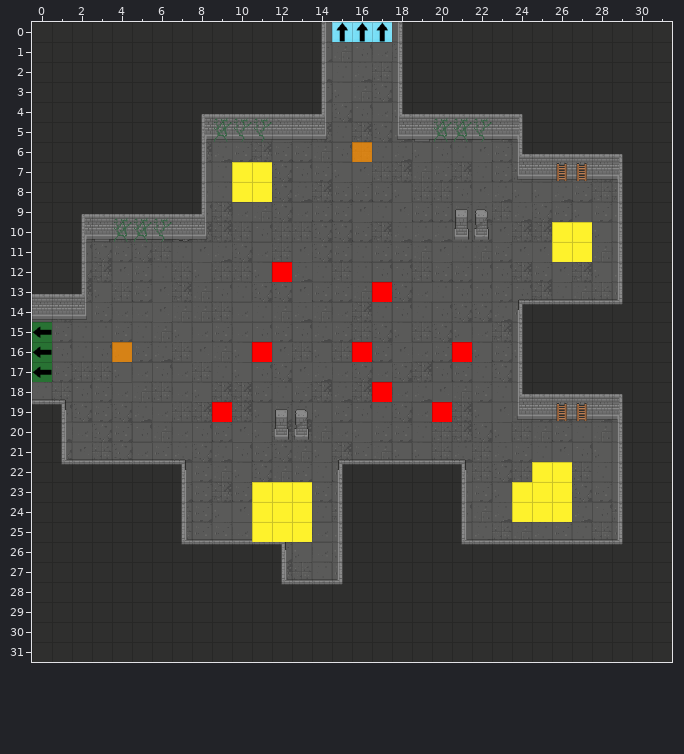
Level history. Tiled map: GrupaTNT/Assets/Resources/RoomData/ROOM_2_NW_3.tmx. Above, as it was before the edit.
Cells are 32x32 px. Shown: x 0..31, y 0..31.
After the commit:
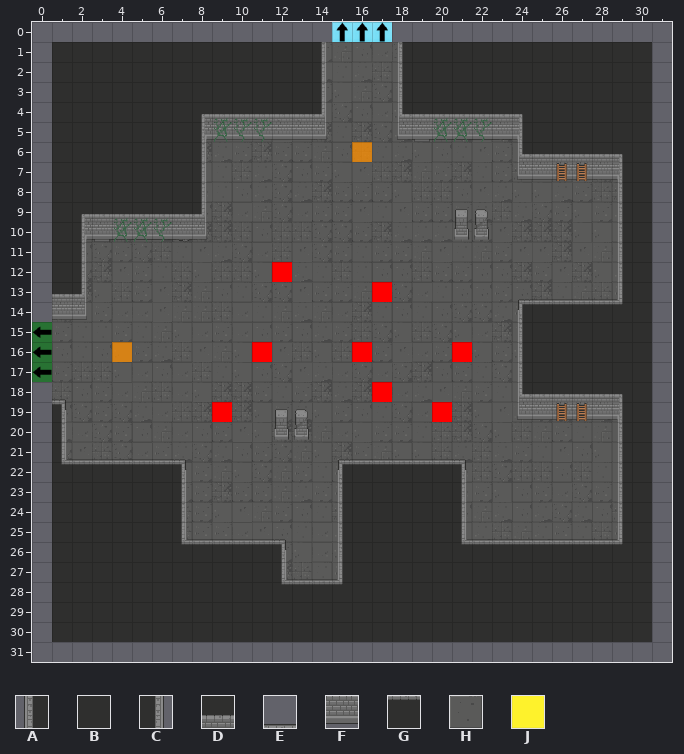
Key: from "Dungeon_Tileset_2": A 16, B 17, C 18, D 33, E 36, F 49, G 52, H 88; from "flags": J 9.
_ is an empty cell.
Change:
Layer "Floor":
The tile that lay hidden is gone in rows 14 to 18 at x 31; in row 31 at x 14 to 18.
Tile H is gone in row 0 at x 14 and 18; in row 14 at x 0; in row 18 at x 0.
Layer "Walls":
Tile A is gone in row 0 at x 18.
Tile B is gone in row 0 at x 0 to 13 and 19 to 31; in rows 1 to 12 at x 0 and 31; in rows 13 to 19 at x 31; in rows 20 to 30 at x 0 and 31; in row 31 at x 0 to 31.
Tile C is gone in row 0 at x 14.
Tile D is gone in row 13 at x 0.
Tile E is gone in row 18 at x 0.
Tile F is gone in row 14 at x 0.
Tile G is gone in row 19 at x 0.
Layer "Flags":
Tile J is gone in rows 7 to 8 at x 10 to 11; in rows 10 to 11 at x 26 to 27; in row 22 at x 25 to 26; in rows 23 to 24 at x 11 to 13 and 24 to 26; in row 25 at x 11 to 13.
